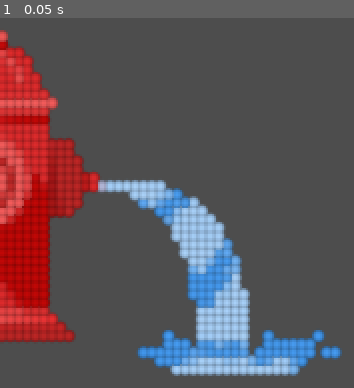
Above: before the commit, frame 1.
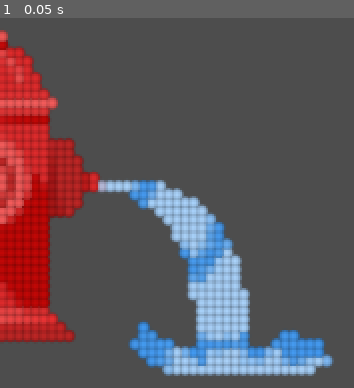
Above: after the commit, the same moment.

Repository: llapenna/run-4-your-bubbles
Game: Godot game, scene res://global/main.tscn
The game is run twice, just before and just after one commit, with the same random seed, the same clock (stepped at 60 frames per second) and the same inputs.
Inputs:
- Up to frame 1 (0.05 s): no input

The runs differ from the first frame. In frame 1, 6.2% of the frame differs, in the area x 36-97%, y 43-97%.

Commit message:
Carpeta Arbustos

Diff:
--- a/global/main.tscn
+++ b/global/main.tscn
@@ -982,7 +982,7 @@
 visible = false
 texture_filter = 1
 sprite_frames = SubResource("SpriteFrames_lxovs")
-frame_progress = 0.417022
+frame_progress = 0.783751
 
 [node name="Run" type="Node2D" parent="."]
 visible = false
@@ -998,7 +998,7 @@
 [node name="BurbujaExplosionAnim" type="AnimatedSprite2D" parent="BurbujaExplosion"]
 texture_filter = 1
 sprite_frames = SubResource("SpriteFrames_pkejj")
-frame_progress = 0.885961
+frame_progress = 0.379057
 
 [node name="Node2D" type="Node2D" parent="."]
 
@@ -1006,5 +1006,5 @@
 texture_filter = 1
 sprite_frames = SubResource("SpriteFrames_uygy3")
 animation = &"Hidrante"
-frame = 43
-frame_progress = 0.555926
+frame = 189
+frame_progress = 0.216497
Binary file added: Arbustos/ar_1.png
Not shown, added: Arbustos/ar_1.png.import
Binary file added: Arbustos/ar_2.png
Not shown, added: Arbustos/ar_2.png.import
Binary file added: Arbustos/ar_3.png
Not shown, added: Arbustos/ar_3.png.import
Binary file added: Arbustos/ar_4.png
Not shown, added: Arbustos/ar_4.png.import
